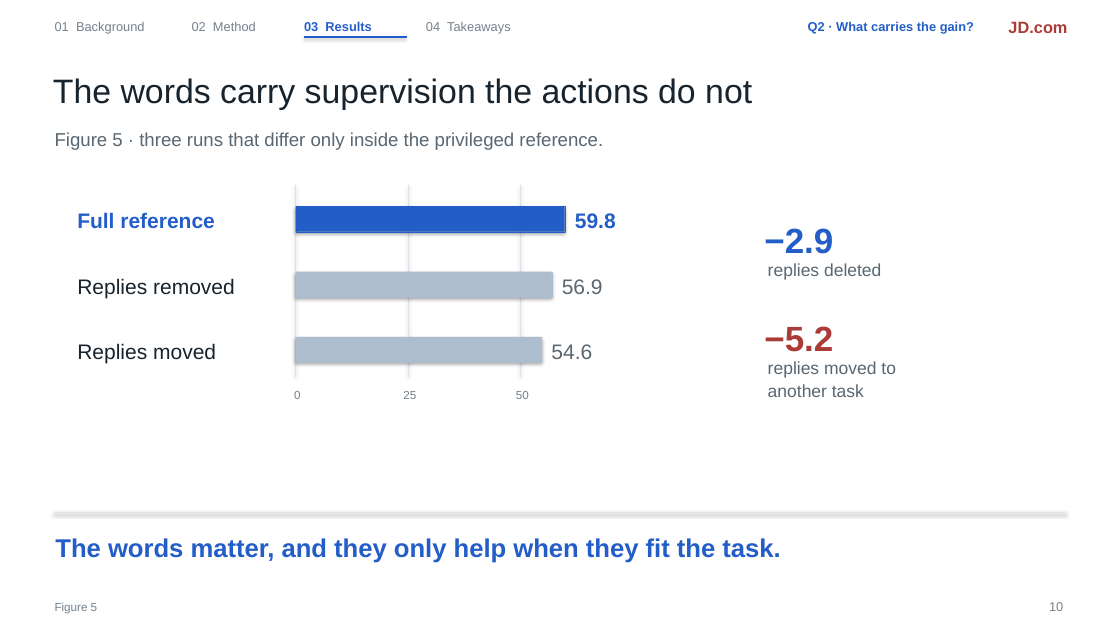
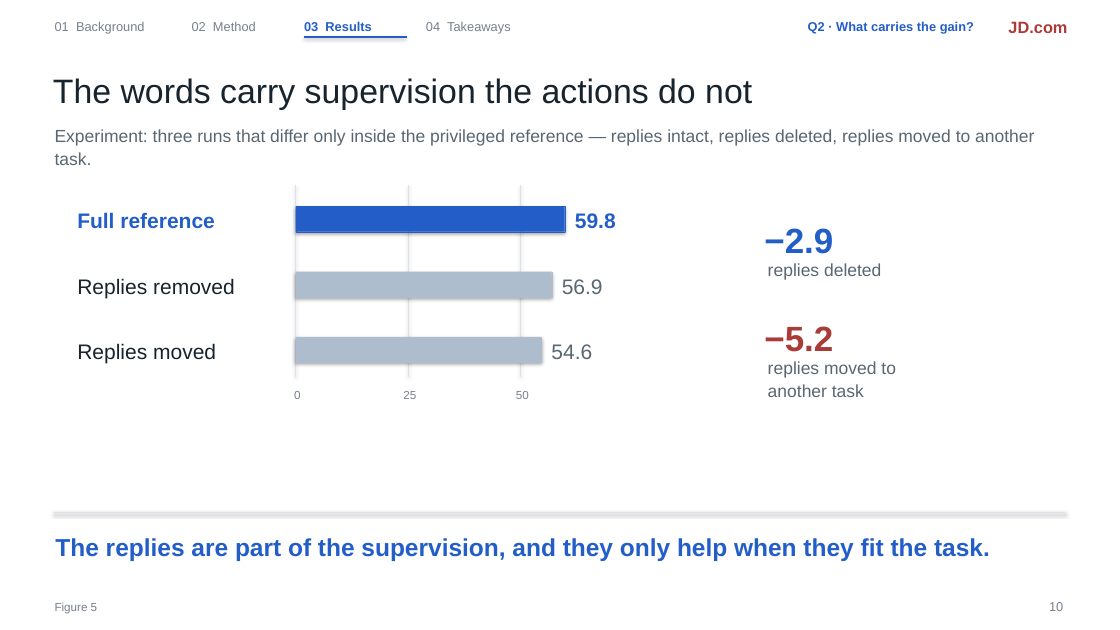
Before and after one commit to liruiluo/communicative-opsd, a slide deck: slide 10 of assets/slides/copd-slides.pptx. Drawn at 1120x630 pixels with LibreOffice and Linux fonts; fonts in the diff are those of the drawing. Boxes give left, top, right and bottom in pixels: in the first picture for what was removed or moved away, otherwise in the second. Text is boxed around its words. In the diff, an @@ line names an element or a change of style, - is before the commit and + after.

Commit message:
Results slides state the experiment and the claim instead of numbers

```diff
--- a/assets/slides/copd-slides.pptx
+++ b/assets/slides/copd-slides.pptx
@@ text at bbox=[55, 129, 1034, 165]: text changed; size 16 to 15 pt @@
-Figure 5 · three runs that differ only inside the privileged reference.
+Experiment: three runs that differ only inside the privileged reference — replies intact, replies deleted, replies moved to another task.
@@ text at bbox=[55, 538, 990, 561]: text changed; size 22 to 21 pt @@
-The words matter, and they only help when they fit the task.
+The replies are part of the supervision, and they only help when they fit the task.
```
Also in this commit, not shown: 11 other slides changed, 1 other file.
